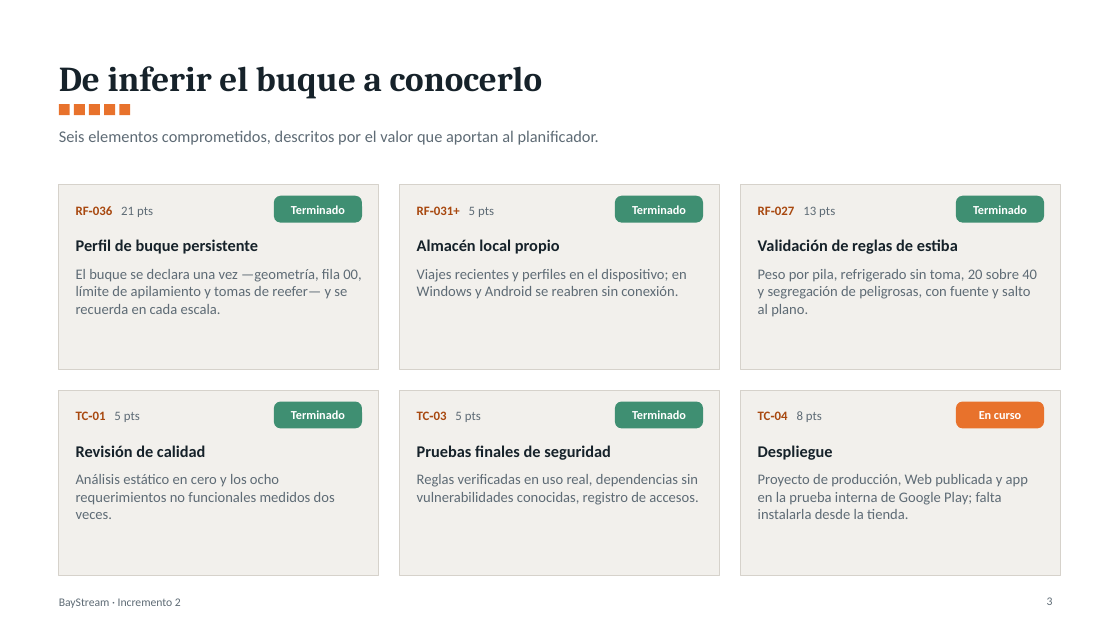
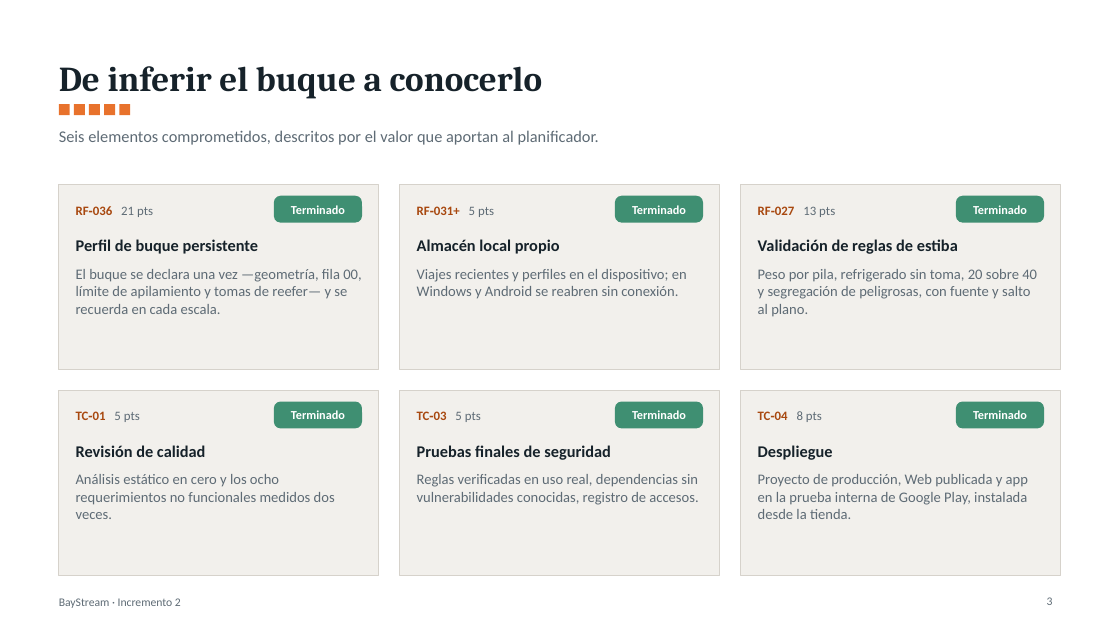
Before and after one commit to YovaWarrior/Proyecto-BayStream, a slide deck: slide 3 of docs/BayStream_Incremento2_Presentacion.pptx. Drawn at 1120x630 pixels with LibreOffice and Linux fonts; fonts in the diff are those of the drawing. Boxes give left, top, right and bottom in pixels: in the first picture for what was removed or moved away, otherwise in the second. Text is boxed around its words. In the diff, an @@ line names an element or a change of style, - is before the commit and + after.

Commit message:
Sprint 2 cerrado: T-49 terminada, 26 de 26 tareas y 35.0 h
Decision 10.49: la app instalada desde Google Play arranca sin red y abre un plan real. Entrega del 17-oct con corte al 6-oct: documento con el apartado III.G de la prueba de campo (Tabla 89, Tablas 77-90), presentacion de 14 diapositivas y tablero 26/26. RNF ajustados a pantallas de 1920x1080 y a Windows 11 con Windows 10 en uso. Caso MAGELLAN STAR con las respuestas de Carlos y el IMDG 42-24 recibido, fuera del repositorio.

```diff
--- a/docs/BayStream_Incremento2_Presentacion.pptx
+++ b/docs/BayStream_Incremento2_Presentacion.pptx
@@ rounded rectangle at [956, 402, 1044, 429]: fill #E8722C to #3F8F72 @@
@@ text at [973, 410, 1027, 419]: text changed @@
-En curso
+Terminado
@@ text at [758, 474, 1028, 519]: text changed @@
-Proyecto de producción, Web publicada y app en la prueba interna de Google Play; falta instalarla desde la tienda.
+Proyecto de producción, Web publicada y app en la prueba interna de Google Play, instalada desde la tienda.
```
Also in this commit, not shown: 5 other slides changed, 1 slide added, 5 other files.
